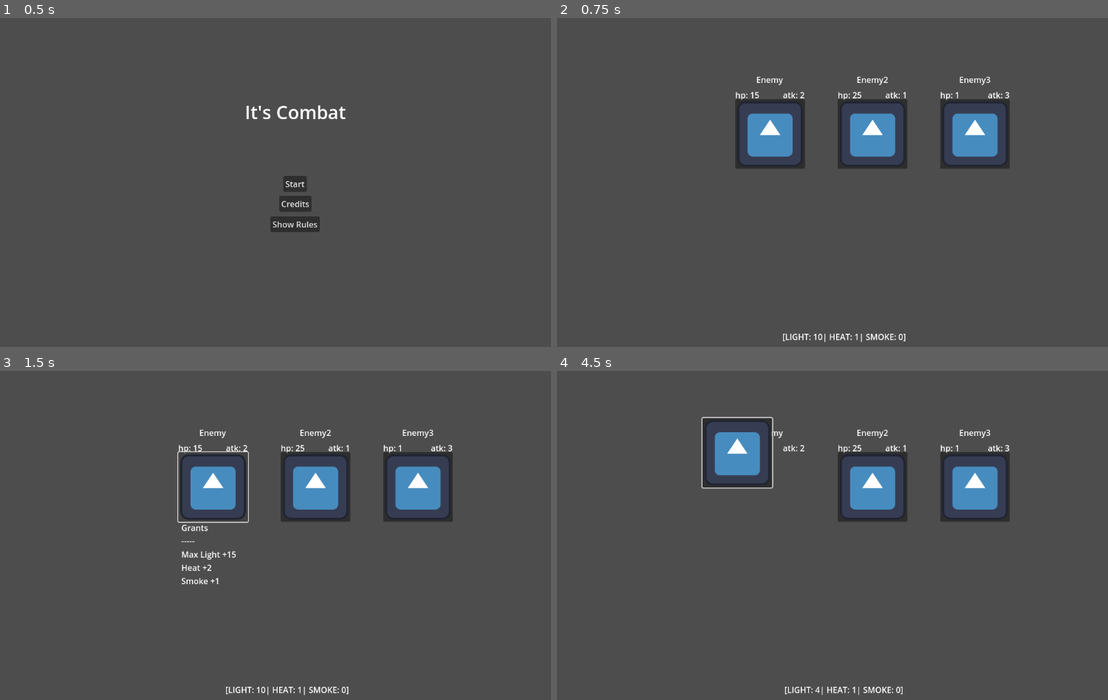
Above: before the commit, frames 1-4 (two rows, left to right).
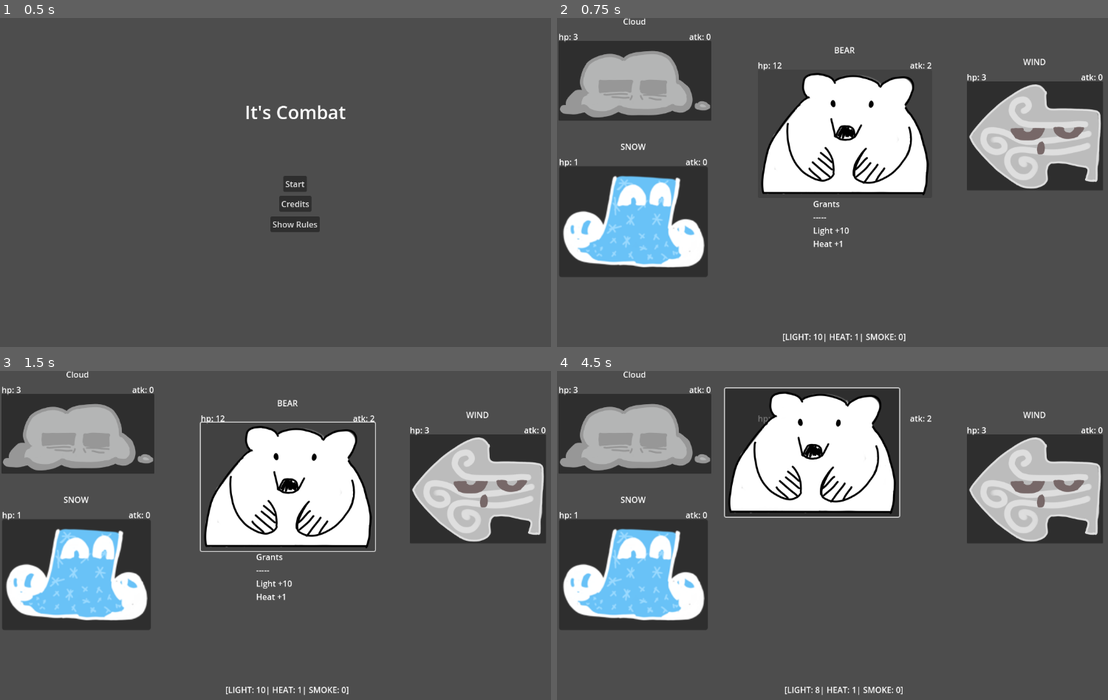
Above: after the commit, the same moments.

Repository: alex-mike-mark-again/godot-combat
Game: Godot game, scene res://main_menu.tscn
The game is run twice, just before and just after one commit, with the same random seed, the same clock (stepped at 60 frames per second) and the same inputs. The engine's default icon, where the game draws it, is replaced by a stand-in: a white triangle on a blue panel in a dark square.
Inputs (mouse positions are in pixels of both pictures, inside the frame that each line leads up to):
- Up to frame 1 (0.5 s): no input
- Up to frame 2 (0.75 s): click "Start" at 0.5 s
- Up to frame 3 (1.5 s): click (214, 486) at 1.27 s
- Up to frame 4 (4.5 s): click (771, 486) at 2.02 s; click (771, 476) at 2.77 s; move the mouse to (981, 519) at 3.52 s; tap Enter at 4.25 s; move the mouse to (733, 551) at 4.27 s

Frame 1 is identical in both runs. In frame 2, 35% of the frame differs, in the area x 0-100%, y 0-79%; in frame 3, 36%; in frame 4, 38%, in the area x 0-100%, y 0-98%.

Commit message:
Adds stage 3 (unbeatable)

Diff:
--- a/battle_manager.gd
+++ b/battle_manager.gd
@@ -9,7 +9,7 @@
 var turnsTaken = 0
 
 var troops = [
-	"res://troops/three_dudes.tscn",
+#	"res://troops/three_dudes.tscn",
 #	"res://troops/one_dude.tscn",
 #	"res://troops/two_dudes.tscn",
 	"res://troops/stage1.tscn",
--- /dev/null
+++ b/enemies/gob_barricade.tscn
@@ -0,0 +1,9 @@
+[gd_scene load_steps=2 format=3 uid="uid://bqhmij1xg1p81"]
+
+[ext_resource type="PackedScene" uid="uid://d15w3qccq2gc8" path="res://enemies/enemy.tscn" id="1_6kgpf"]
+
+[node name="gob_barricade" instance=ExtResource("1_6kgpf")]
+buff_hp = 5
+buff_max_hp = 5
+atk = 1
+maxHp = 24
--- /dev/null
+++ b/enemies/gob_exploder.tscn
@@ -0,0 +1,10 @@
+[gd_scene load_steps=2 format=3 uid="uid://c8q82nkgkv6td"]
+
+[ext_resource type="PackedScene" uid="uid://d15w3qccq2gc8" path="res://enemies/enemy.tscn" id="1_ay45y"]
+
+[node name="gob_exploder" instance=ExtResource("1_ay45y")]
+buff_atk = 1
+buff_rdc = 1
+buff_max_hp = 2
+atk = 1
+maxHp = 9
--- /dev/null
+++ b/enemies/gob_meatwad.tscn
@@ -0,0 +1,8 @@
+[gd_scene load_steps=2 format=3 uid="uid://cx7dg6oyd4te6"]
+
+[ext_resource type="PackedScene" uid="uid://d15w3qccq2gc8" path="res://enemies/enemy.tscn" id="1_eoaut"]
+
+[node name="gob_meatwad" instance=ExtResource("1_eoaut")]
+buff_hp = 6
+atk = 1
+maxHp = 15
--- /dev/null
+++ b/enemies/gob_skrungle.tscn
@@ -0,0 +1,9 @@
+[gd_scene load_steps=2 format=3 uid="uid://cd24p0q2l1fng"]
+
+[ext_resource type="PackedScene" uid="uid://d15w3qccq2gc8" path="res://enemies/enemy.tscn" id="1_28b0h"]
+
+[node name="gob_skrungle" instance=ExtResource("1_28b0h")]
+buff_atk = 2
+buff_hp = 6
+atk = 1
+maxHp = 6
--- a/troops/stage3.tscn
+++ b/troops/stage3.tscn
@@ -1,23 +1,60 @@
-[gd_scene load_steps=3 format=3 uid="uid://c5qdq1y2qmqpq"]
+[gd_scene load_steps=6 format=3 uid="uid://c5qdq1y2qmqpq"]
 
 [ext_resource type="Script" path="res://troops/troop.gd" id="1_81nne"]
-[ext_resource type="PackedScene" uid="uid://d15w3qccq2gc8" path="res://enemies/enemy.tscn" id="2_hcogj"]
+[ext_resource type="PackedScene" uid="uid://bqhmij1xg1p81" path="res://enemies/gob_barricade.tscn" id="2_t6edr"]
+[ext_resource type="PackedScene" uid="uid://c8q82nkgkv6td" path="res://enemies/gob_exploder.tscn" id="3_m27an"]
+[ext_resource type="PackedScene" uid="uid://cx7dg6oyd4te6" path="res://enemies/gob_meatwad.tscn" id="4_a1156"]
+[ext_resource type="PackedScene" uid="uid://cd24p0q2l1fng" path="res://enemies/gob_skrungle.tscn" id="5_tms30"]
 
 [node name="stage3" type="Control"]
 layout_mode = 3
 anchors_preset = 0
 script = ExtResource("1_81nne")
 
-[node name="Enemy" parent="." instance=ExtResource("2_hcogj")]
-layout_mode = 1
-anchors_preset = 8
-anchor_left = 0.5
-anchor_top = 0.5
-anchor_right = 0.5
-anchor_bottom = 0.5
-offset_left = 529.0
-offset_top = 93.0
-offset_right = 529.0
-offset_bottom = 93.0
-grow_horizontal = 2
-grow_vertical = 2
+[node name="gob_barricade" parent="." instance=ExtResource("2_t6edr")]
+offset_left = 439.0
+offset_top = 360.0
+offset_right = 439.0
+offset_bottom = 360.0
+
+[node name="gob_barricade2" parent="." instance=ExtResource("2_t6edr")]
+offset_left = 625.0
+offset_top = 360.0
+offset_right = 625.0
+offset_bottom = 360.0
+
+[node name="gob_exploder" parent="." instance=ExtResource("3_m27an")]
+offset_left = 237.0
+offset_top = 167.0
+offset_right = 237.0
+offset_bottom = 167.0
+
+[node name="gob_exploder2" parent="." instance=ExtResource("3_m27an")]
+offset_left = 796.0
+offset_top = 167.0
+offset_right = 796.0
+offset_bottom = 167.0
+
+[node name="gob_meatwad" parent="." instance=ExtResource("4_a1156")]
+offset_left = 137.0
+offset_top = 325.0
+offset_right = 137.0
+offset_bottom = 325.0
+
+[node name="gob_meatwad2" parent="." instance=ExtResource("4_a1156")]
+offset_left = 907.0
+offset_top = 325.0
+offset_right = 907.0
+offset_bottom = 325.0
+
+[node name="gob_skrungle" parent="." instance=ExtResource("5_tms30")]
+offset_left = 66.0
+offset_top = 127.0
+offset_right = 66.0
+offset_bottom = 127.0
+
+[node name="gob_skrungle2" parent="." instance=ExtResource("5_tms30")]
+offset_left = 599.0
+offset_top = 100.0
+offset_right = 599.0
+offset_bottom = 100.0
